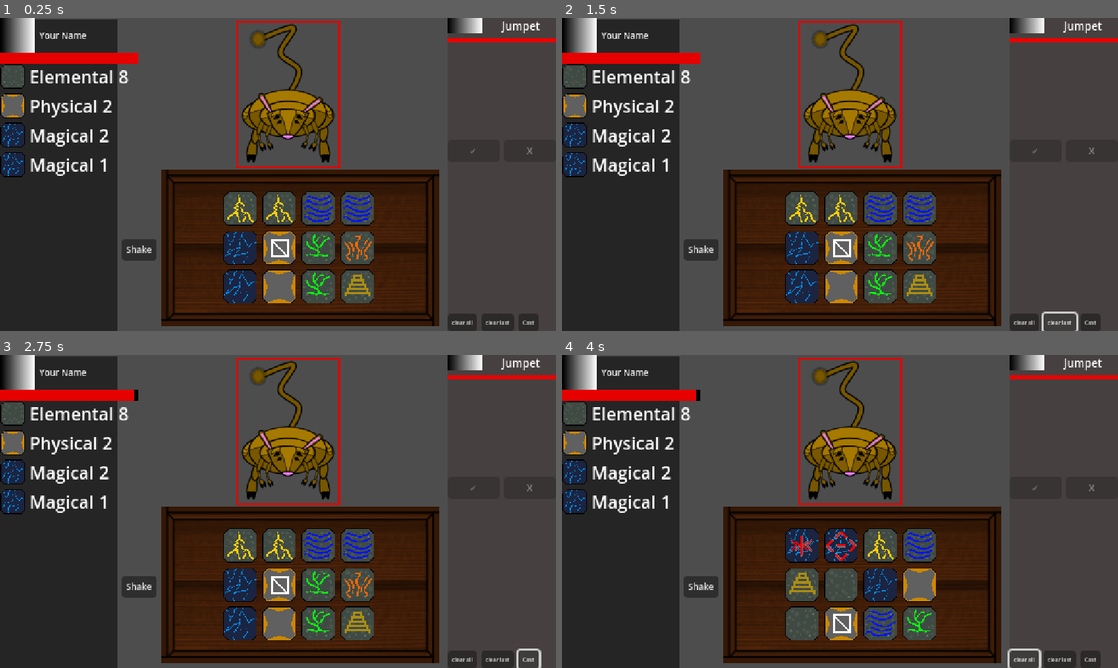
Above: before the commit, frames 1-4 (two rows, left to right).
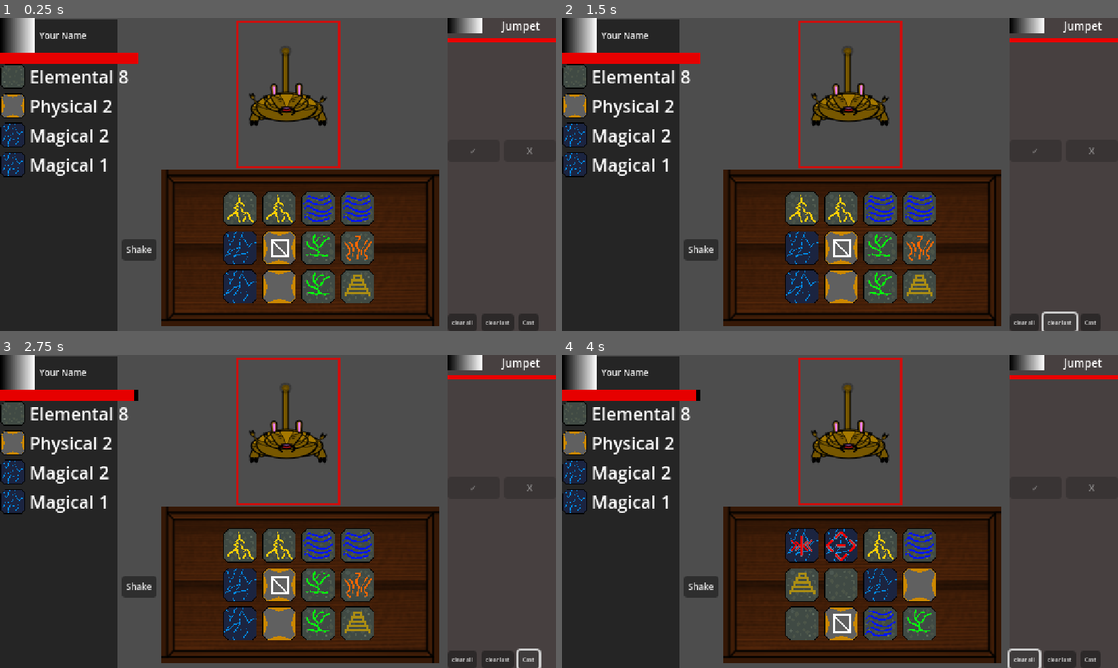
Above: after the commit, the same moments.

Repository: brianhall1313/rune-box-dice-roller
Game: Godot game, scene res://scenes/encounter.tscn
Same seed, same stepped clock (60 frames per second), same inputs: the game is played once before the commit and once after it. The project has no main scene, so this scene is started directly.
Inputs:
- Up to frame 1 (0.25 s): no input
- Up to frame 2 (1.5 s): click "clear all" at 0.5 s; click "clear last" at 1.25 s
- Up to frame 3 (2.75 s): click "Cast" at 2 s
- Up to frame 4 (4 s): click "Shake" at 2.75 s; click "clear all" at 3.5 s

The runs differ from the first frame. In frame 1, 2.9% of the frame differs, in the area x 43-61%, y 1-47%; in frame 2, 2.9%; in frame 3, 2.9%; in frame 4, 2.9%.

Commit message:
minor ui tweak and added base for war jumpet

Diff:
--- a/scenes/box.gd
+++ b/scenes/box.gd
@@ -36,6 +36,8 @@
 	#reset the array
 	dice_grid_array = []
 	var i = 0
+	@warning_ignore("integer_division")
+	#
 	for row in roundi(len(dice)/column_count):
 		dice_grid_array.append([])
 		for column in column_count:
--- a/scenes/jumpet.tscn
+++ b/scenes/jumpet.tscn
@@ -1,19 +1,14 @@
-[gd_scene load_steps=19 format=3 uid="uid://c32sargkrku8f"]
+[gd_scene load_steps=14 format=3 uid="uid://c32sargkrku8f"]
 
-[ext_resource type="Texture2D" uid="uid://bqhlpmvppw8cc" path="res://textures/Jumpet/Jumpet_Grumpet_1.png" id="1_bnmjv"]
-[ext_resource type="Texture2D" uid="uid://b5vnvodt72plq" path="res://textures/Jumpet/Jumpet_Grumpet_2.png" id="2_uvt6t"]
-[ext_resource type="Texture2D" uid="uid://bgrcx1fcgge27" path="res://textures/Jumpet/Jumpet_Grumpet__3.png" id="3_dtsuu"]
-[ext_resource type="Texture2D" uid="uid://cyeg0ji0gora5" path="res://textures/Jumpet/Jumpet_Grumpet_4.png" id="4_xne1u"]
-[ext_resource type="Texture2D" uid="uid://c7p77ontk5tp7" path="res://textures/Jumpet/Jumpet_Impact.png" id="5_v3725"]
-[ext_resource type="Texture2D" uid="uid://dfmt34g7m3dd1" path="res://textures/Jumpet/Jumpet_Struck.png" id="6_oqd8r"]
-[ext_resource type="Texture2D" uid="uid://c4q7mdfwkwh7g" path="res://textures/Jumpet/Jumpet_Base.png" id="7_lodbp"]
-[ext_resource type="Texture2D" uid="uid://tti82r8wouag" path="res://textures/Jumpet/Jumpet_Base_2.png" id="8_gsf41"]
-[ext_resource type="Texture2D" uid="uid://185oj7xq1cul" path="res://textures/Jumpet/Jumpet_Base.3.png" id="9_ny7gr"]
-[ext_resource type="Texture2D" uid="uid://4ikskdr27hpb" path="res://textures/Jumpet/Jumpet_Layeres.png" id="10_vpitv"]
-[ext_resource type="Texture2D" uid="uid://dgh7coask0g8u" path="res://textures/Jumpet/Jumpet_Layeres_2.png" id="11_k3e4n"]
-[ext_resource type="Texture2D" uid="uid://cmso43pi68avo" path="res://textures/Jumpet/Jumpet_Layeres_3.png" id="12_bdrqc"]
-[ext_resource type="Texture2D" uid="uid://sb6mj11q3vcj" path="res://textures/Jumpet/Jumpet_Layeres_4.png" id="13_aansc"]
-[ext_resource type="Texture2D" uid="uid://bt48idn1a8x8x" path="res://textures/Jumpet/Jumpet_Layeres_5.png" id="14_otyib"]
+[ext_resource type="Texture2D" uid="uid://bw60bsywso33s" path="res://textures/Jumpet/Jumpet_Grumpet_1.png" id="1_bnmjv"]
+[ext_resource type="Texture2D" uid="uid://bmenpsck08rev" path="res://textures/Jumpet/Jumpet_Grumpet_2.png" id="2_uvt6t"]
+[ext_resource type="Texture2D" uid="uid://4buuffubxam2" path="res://textures/Jumpet/Jumpet_Grumpet__3.png" id="3_dtsuu"]
+[ext_resource type="Texture2D" uid="uid://cxfw5cjysq8y6" path="res://textures/Jumpet/Jumpet_Grumpet_4.png" id="4_xne1u"]
+[ext_resource type="Texture2D" uid="uid://cqm2f0fprirs5" path="res://textures/Jumpet/Jumpet_Impact.png" id="5_v3725"]
+[ext_resource type="Texture2D" uid="uid://cexr36qskn4k1" path="res://textures/Jumpet/Jumpet_Struck.png" id="6_oqd8r"]
+[ext_resource type="Texture2D" uid="uid://sujff8mp0abt" path="res://textures/Jumpet/Jumpet_Base.png" id="7_lodbp"]
+[ext_resource type="Texture2D" uid="uid://ciie1qki66yie" path="res://textures/Jumpet/Jumpet_Base_2.png" id="8_gsf41"]
+[ext_resource type="Texture2D" uid="uid://dqdnu51ty1peo" path="res://textures/Jumpet/Jumpet_Base.3.png" id="9_ny7gr"]
 [ext_resource type="Script" path="res://scenes/jumpet.gd" id="15_7pbo0"]
 [ext_resource type="PackedScene" uid="uid://c3kej11nt2ksr" path="res://scenes/selected_box.tscn" id="16_wyp31"]
 
@@ -48,12 +43,18 @@
 }, {
 "duration": 1.0,
 "texture": ExtResource("5_v3725")
+}, {
+"duration": 1.0,
+"texture": ExtResource("5_v3725")
 }],
 "loop": true,
 "name": &"attack",
 "speed": 3.0
 }, {
 "frames": [{
+"duration": 1.0,
+"texture": ExtResource("6_oqd8r")
+}, {
 "duration": 1.0,
 "texture": ExtResource("6_oqd8r")
 }, {
@@ -78,33 +79,16 @@
 "texture": ExtResource("7_lodbp")
 }, {
 "duration": 1.0,
-"texture": ExtResource("8_gsf41")
+"texture": ExtResource("9_ny7gr")
 }, {
 "duration": 1.0,
-"texture": ExtResource("9_ny7gr")
+"texture": ExtResource("7_lodbp")
+}, {
+"duration": 1.0,
+"texture": ExtResource("8_gsf41")
 }],
 "loop": true,
 "name": &"idle",
-"speed": 5.0
-}, {
-"frames": [{
-"duration": 1.0,
-"texture": ExtResource("10_vpitv")
-}, {
-"duration": 1.0,
-"texture": ExtResource("11_k3e4n")
-}, {
-"duration": 1.0,
-"texture": ExtResource("12_bdrqc")
-}, {
-"duration": 1.0,
-"texture": ExtResource("13_aansc")
-}, {
-"duration": 1.0,
-"texture": ExtResource("14_otyib")
-}],
-"loop": true,
-"name": &"layers",
 "speed": 5.0
 }]
 
@@ -113,7 +97,7 @@
 
 [node name="Jumpet" type="AnimatedSprite2D"]
 sprite_frames = SubResource("SpriteFrames_rdhlt")
-animation = &"idle"
+animation = &"hit"
 script = ExtResource("15_7pbo0")
 
 [node name="click_box" type="Area2D" parent="."]
--- /dev/null
+++ b/scenes/war_jumpet.tscn
@@ -0,0 +1,44 @@
+[gd_scene load_steps=8 format=3 uid="uid://3n4f1mfsf51b"]
+
+[ext_resource type="Texture2D" uid="uid://copbjgtr6y0g3" path="res://textures/War Jumpet/War_Jumpet_1.png" id="1_asydt"]
+[ext_resource type="Texture2D" uid="uid://bhgks23axk76t" path="res://textures/War Jumpet/War_Jumpet_2.png" id="2_0r0tv"]
+[ext_resource type="Texture2D" uid="uid://4cw4wnwj8g23" path="res://textures/War Jumpet/War_Jumpet_3.png" id="3_14akb"]
+[ext_resource type="Texture2D" uid="uid://dai8c4qj2815m" path="res://textures/War Jumpet/War_Jumpet_4.png" id="4_aw0m2"]
+[ext_resource type="Texture2D" uid="uid://cjlbv7ejlpxyf" path="res://textures/War Jumpet/War_Jumpet_5.png" id="5_1nqq4"]
+[ext_resource type="Texture2D" uid="uid://0ys7j3mr7op3" path="res://textures/War Jumpet/War_Jumpet_Strike.png" id="6_kf3h3"]
+
+[sub_resource type="SpriteFrames" id="SpriteFrames_5a6cc"]
+animations = [{
+"frames": [{
+"duration": 1.0,
+"texture": ExtResource("1_asydt")
+}, {
+"duration": 1.0,
+"texture": ExtResource("2_0r0tv")
+}, {
+"duration": 1.0,
+"texture": ExtResource("3_14akb")
+}, {
+"duration": 1.0,
+"texture": ExtResource("4_aw0m2")
+}, {
+"duration": 1.0,
+"texture": ExtResource("5_1nqq4")
+}],
+"loop": true,
+"name": &"Idle",
+"speed": 5.0
+}, {
+"frames": [{
+"duration": 1.0,
+"texture": ExtResource("6_kf3h3")
+}],
+"loop": true,
+"name": &"strike",
+"speed": 5.0
+}]
+
+[node name="war_jumpet" type="AnimatedSprite2D"]
+sprite_frames = SubResource("SpriteFrames_5a6cc")
+animation = &"strike"
+frame_progress = 0.355246
Not shown, changed: textures/.DS_Store
Not shown, added: textures/Spell_Effects/Life_Temper/.DS_Store
